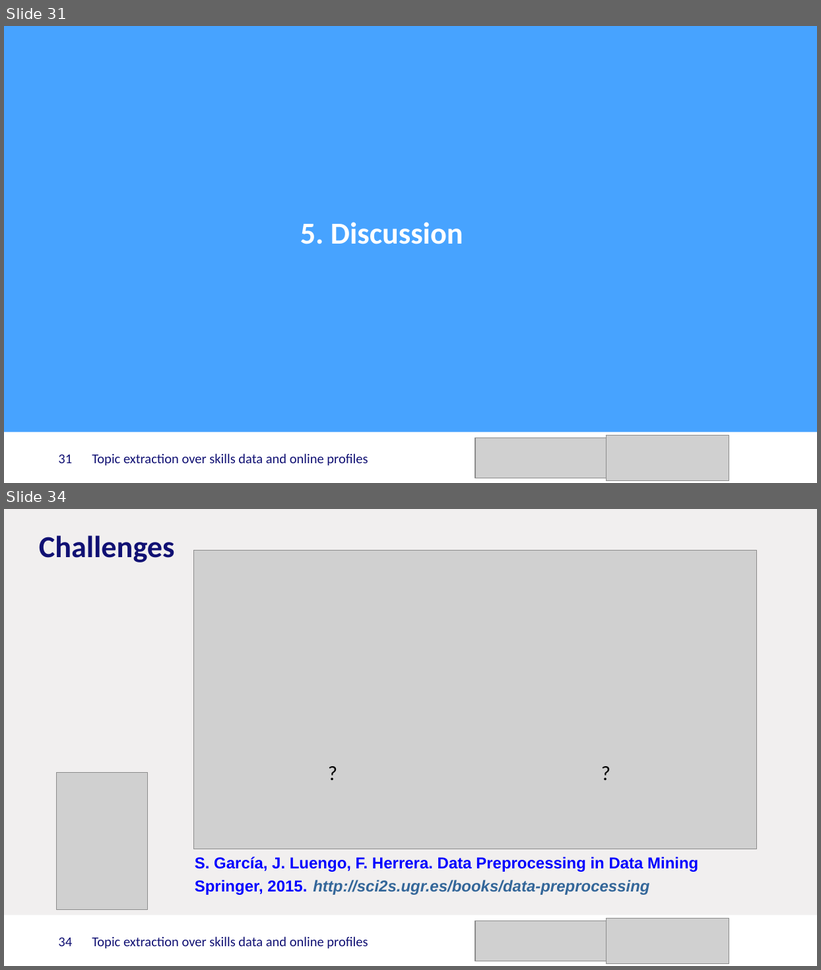
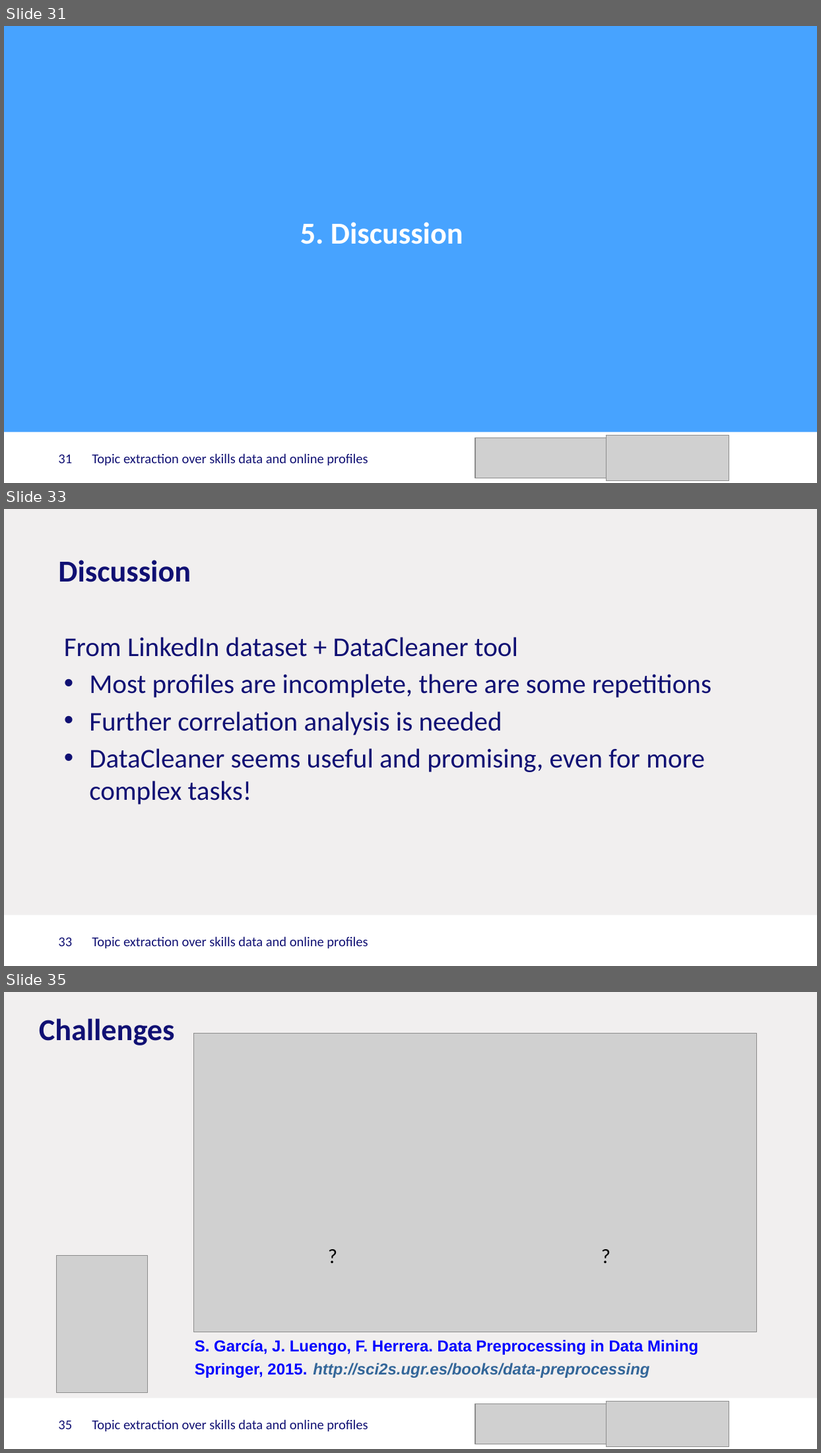
Before and after one commit to mgarriga/skills-topic-modeling, a slide deck: Presentation.pptx. Shown one above the other, each under a label of ours: slides 31 and 34 before the commit, slides 31, 33 and 35 after it; the slides between them are not shown. The pictures are 821x970 and 821x1453 pixels, drawn with LibreOffice and Linux fonts; fonts in the diff are those of the drawing; grey boxes stand for pictures; background and template pictures are left out. Boxes give left, top, right and bottom in pixels: in the first picture for what was removed or moved away, otherwise in the second. Text is boxed around its words. In the diff, an @@ line names an element or a change of style, - is before the commit and + after.

```diff
--- a/Presentation.pptx
+++ b/Presentation.pptx
@@ slide 33 added at [4,509,817,966], background #F1EFEF; not listed: 1 template element that a slide beside it also shows @@
@@ title added at [58,560,191,582], 27 pt, text #101073, bold @@
+Discussion
@@ text added at [64,637,712,805], 24 pt, text #101073 @@
+    From LinkedIn dataset + DataCleaner tool
+    • Most profiles are incomplete, there are some repetitions
+    • Further correlation analysis is needed
+    • DataCleaner seems useful and promising, even for more complex tasks!
@@ page number added at [58,937,72,947], 12 pt, text #101073 @@
+33
@@ text added at [92,937,368,949], 12 pt, text #101073 @@
+Topic extraction over skills data and online profiles
@@ what was slide 34 is now slide 35 @@
@@ page number at [58,1420,72,1430]: text changed @@
-34
+35
```
Also in this commit, not shown: 10 slides changed.
